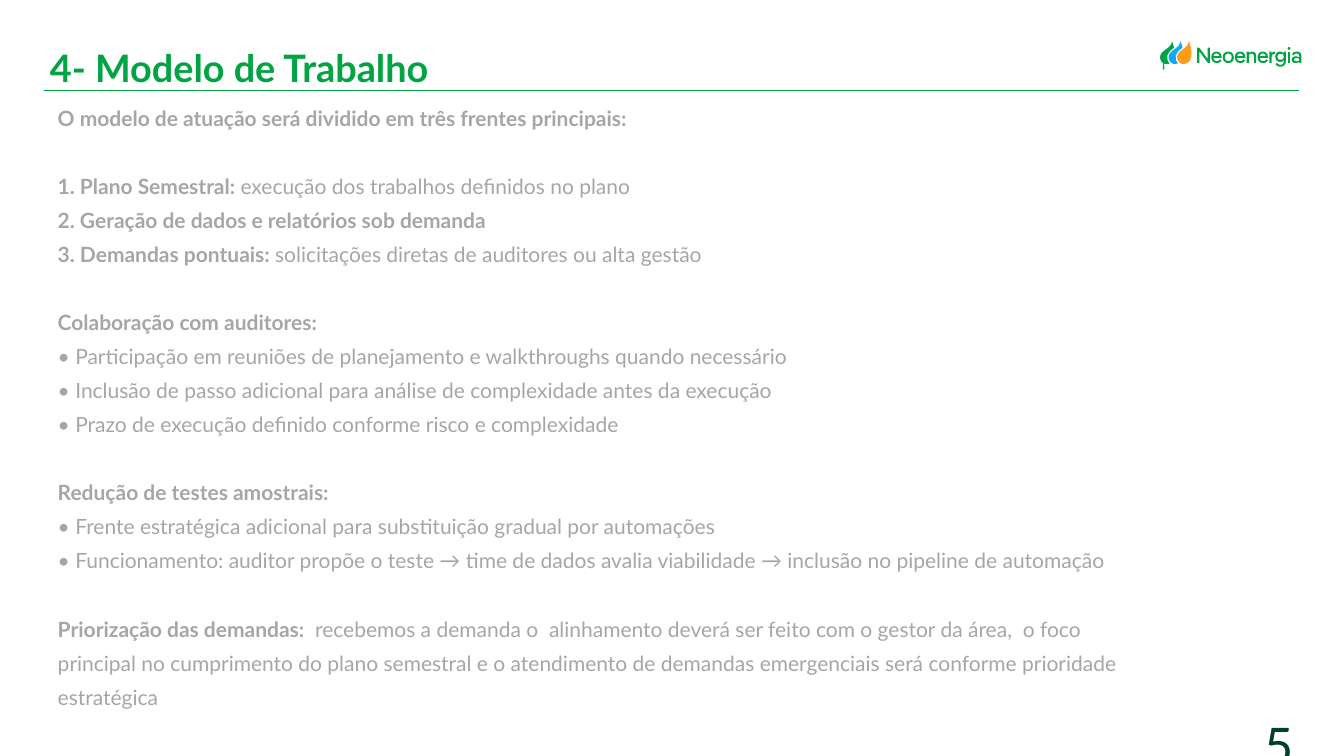
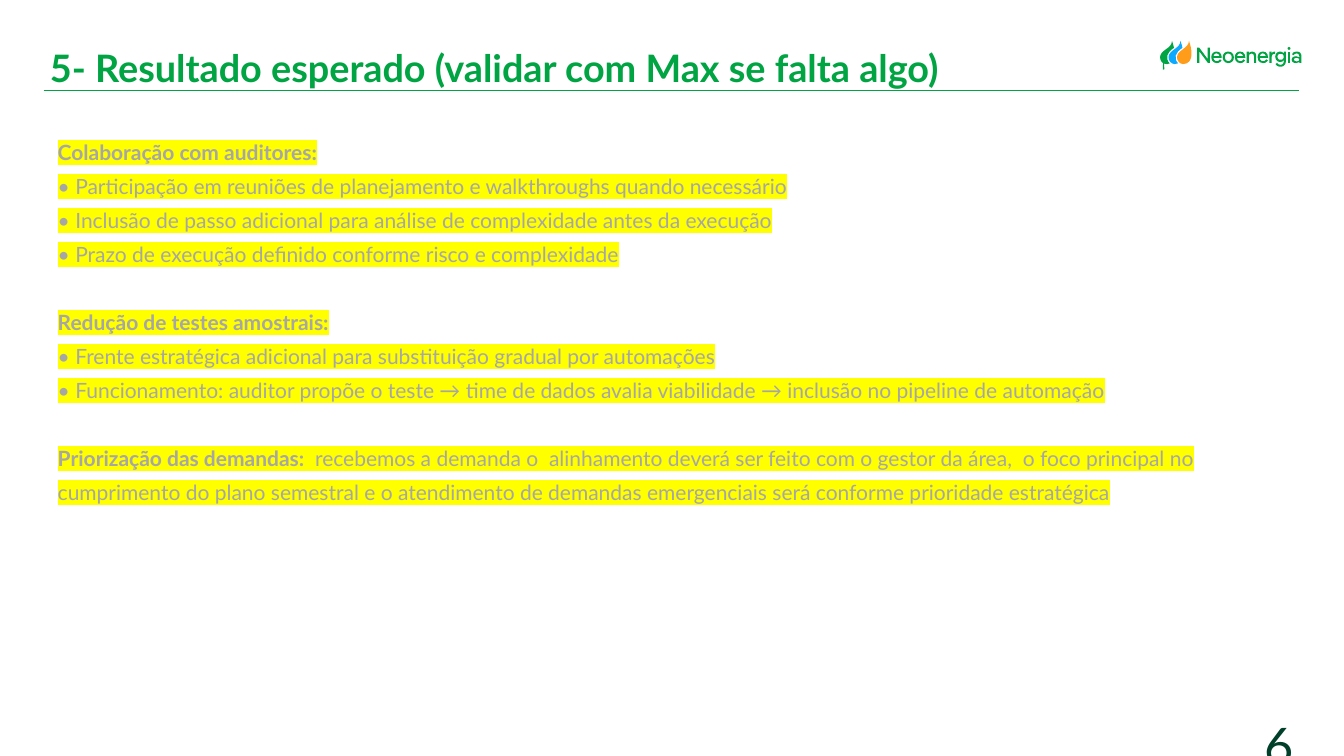
Before and after one commit to larissafeitosa24/MVP_MODULO2_PUCRIO, a slide deck: slide 6 of Proposta Auditoria.pptx (slide 5 before the commit). Drawn at 1344x756 pixels with LibreOffice and Linux fonts; fonts in the diff are those of the drawing. Boxes give left, top, right and bottom in pixels: in the first picture for what was removed or moved away, otherwise in the second. Text is boxed around its words. In the diff, an @@ line names an element or a change of style, - is before the commit and + after.

```diff
--- a/Proposta Auditoria.pptx
+++ b/Proposta Auditoria.pptx
@@ text at box(50, 52, 938, 89): text changed @@
-4- Modelo de Trabalho
+5- Resultado esperado (validar com Max se falta algo)
@@ text "Colaboração com auditores:" at box(58, 144, 1194, 504): highlight none to #FFFF00 @@
@@ text at box(58, 110, 702, 266): paragraphs removed @@
-O modelo de atuação será dividido em três frentes principais:
-1. Plano Semestral: execução dos trabalhos definidos no plano
-2. Geração de dados e relatórios sob demanda
-3. Demandas pontuais: solicitações diretas de auditores ou alta gestão
@@ page number at box(1231, 711, 1300, 738): text changed @@
-5
+6
```
Also in this commit, not shown: 3 other slides changed, 3 slides added, 5 slides removed.
